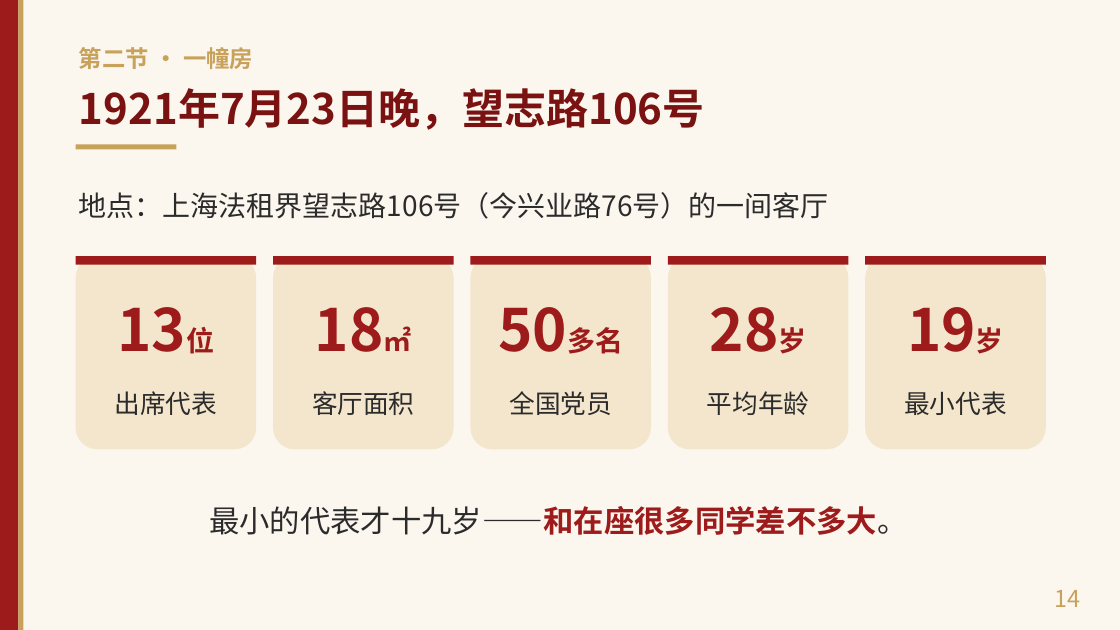
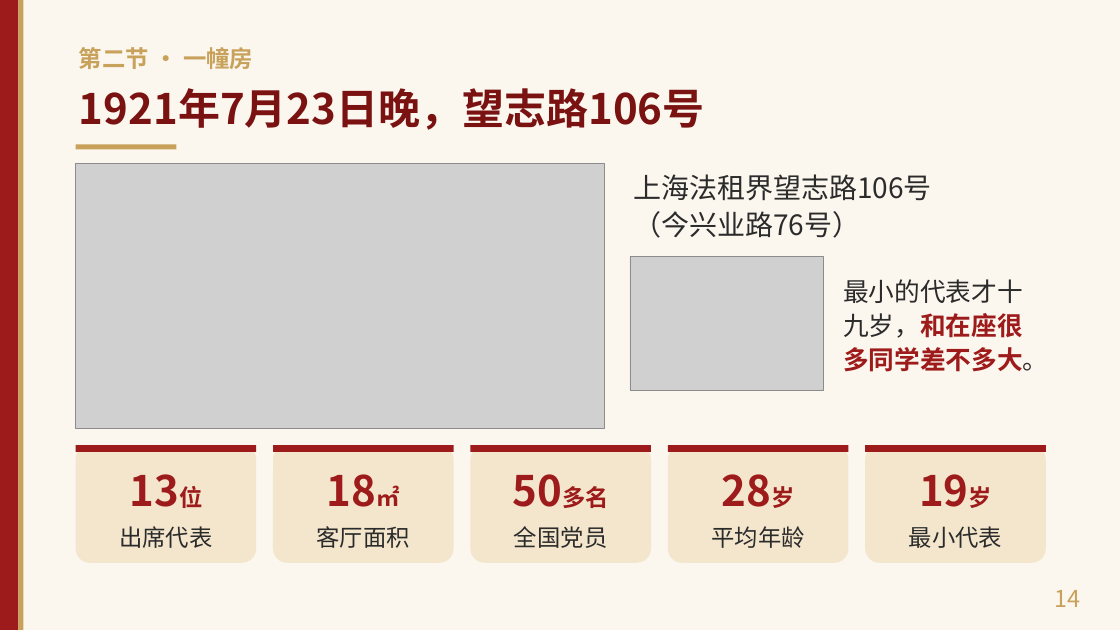
Before and after one commit to shyboy/studyh5, a slide deck: slide 14 of 09.望山河读书分享/《望山河》读书分享（30分钟版）.pptx. Drawn at 1120x630 pixels with LibreOffice and Linux fonts; fonts in the diff are those of the drawing; grey boxes stand for pictures. Boxes give left, top, right and bottom in pixels: in the first picture for what was removed or moved away, otherwise in the second. Text is boxed around its words. In the diff, an @@ line names an element or a change of style, - is before the commit and + after.

```diff
--- a/09.望山河读书分享/《望山河》读书分享（30分钟版）.pptx
+++ b/09.望山河读书分享/《望山河》读书分享（30分钟版）.pptx
@@ picture added at (x1=76, y1=164, x2=605, y2=429) @@
@@ text "上海法租界望志路106号" at (x1=633, y1=174, x2=932, y2=238): vertical alignment middle to top @@
@@ text at (x1=633, y1=174, x2=932, y2=238): text changed @@
-地点：上海法租界望志路106号（今兴业路76号）的一间客厅
+上海法租界望志路106号
+（今兴业路76号）
@@ picture added at (x1=630, y1=256, x2=823, y2=391) @@
@@ text at (x1=843, y1=279, x2=1048, y2=372): text changed; size 26 to 22 pt @@
-最小的代表才十九岁——和在座很多同学差不多大。
+最小的代表才十九岁，和在座很多同学差不多大。
@@ rectangle moved from (x1=865, y1=256, x2=1046, y2=265) to (x1=76, y1=445, x2=256, y2=452) @@
@@ rounded rectangle resized from (x1=76, y1=256, x2=256, y2=450) to (x1=76, y1=445, x2=256, y2=563) @@
@@ rectangle moved from (x1=273, y1=256, x2=454, y2=265) to (x1=273, y1=445, x2=454, y2=452) @@
@@ rounded rectangle resized from (x1=273, y1=256, x2=454, y2=450) to (x1=273, y1=445, x2=454, y2=563) @@
@@ rectangle moved from (x1=76, y1=256, x2=256, y2=265) to (x1=471, y1=445, x2=651, y2=452) @@
@@ rounded rectangle resized from (x1=471, y1=256, x2=651, y2=450) to (x1=471, y1=445, x2=651, y2=563) @@
@@ rectangle moved from (x1=668, y1=256, x2=849, y2=265) to (x1=668, y1=445, x2=849, y2=452) @@
@@ rounded rectangle resized from (x1=668, y1=256, x2=849, y2=450) to (x1=668, y1=445, x2=849, y2=563) @@
@@ rectangle moved from (x1=471, y1=256, x2=651, y2=265) to (x1=865, y1=445, x2=1046, y2=452) @@
@@ rounded rectangle resized from (x1=865, y1=256, x2=1046, y2=450) to (x1=865, y1=445, x2=1046, y2=563) @@
@@ text "13位" moved from (x1=76, y1=277, x2=256, y2=365) to (x1=76, y1=454, x2=256, y2=517) @@
@@ text "13位" at (x1=76, y1=454, x2=256, y2=517): size 50 to 36 pt, size 24 to 20 pt in "13位" @@
@@ text "18㎡" moved from (x1=273, y1=277, x2=454, y2=365) to (x1=273, y1=454, x2=454, y2=517) @@
@@ text "18㎡" at (x1=273, y1=454, x2=454, y2=517): size 50 to 36 pt, size 24 to 20 pt in "18㎡" @@
@@ text "50多名" moved from (x1=471, y1=277, x2=651, y2=365) to (x1=471, y1=454, x2=651, y2=517) @@
@@ text "50多名" at (x1=471, y1=454, x2=651, y2=517): size 50 to 36 pt, size 24 to 20 pt in "50多名" @@
@@ text "28岁" moved from (x1=668, y1=277, x2=849, y2=365) to (x1=668, y1=454, x2=849, y2=517) @@
@@ text "28岁" at (x1=668, y1=454, x2=849, y2=517): size 50 to 36 pt, size 24 to 20 pt in "28岁" @@
@@ text "19岁" moved from (x1=865, y1=277, x2=1046, y2=365) to (x1=865, y1=454, x2=1046, y2=517) @@
@@ text "19岁" at (x1=865, y1=454, x2=1046, y2=517): size 50 to 36 pt, size 24 to 20 pt in "19岁" @@
@@ text "出席代表" moved from (x1=115, y1=391, x2=218, y2=415) to (x1=119, y1=526, x2=212, y2=548) @@
@@ text "客厅面积" moved from (x1=312, y1=391, x2=415, y2=415) to (x1=317, y1=526, x2=410, y2=548) @@
@@ text "全国党员" moved from (x1=509, y1=391, x2=612, y2=415) to (x1=514, y1=526, x2=607, y2=548) @@
@@ text "平均年龄" moved from (x1=707, y1=391, x2=810, y2=415) to (x1=711, y1=526, x2=804, y2=548) @@
@@ size 22 to 20 pt in 5 elements at (x1=119, y1=526, x2=212, y2=548), (x1=317, y1=526, x2=410, y2=548), (x1=514, y1=526, x2=607, y2=548), (x1=711, y1=526, x2=804, y2=548), (x1=909, y1=526, x2=1002, y2=548) @@
@@ text "最小代表" moved from (x1=904, y1=391, x2=1007, y2=415) to (x1=909, y1=526, x2=1002, y2=548) @@
```
Also in this commit, not shown: 24 other slides changed, 1 slide added, 2 other files.
